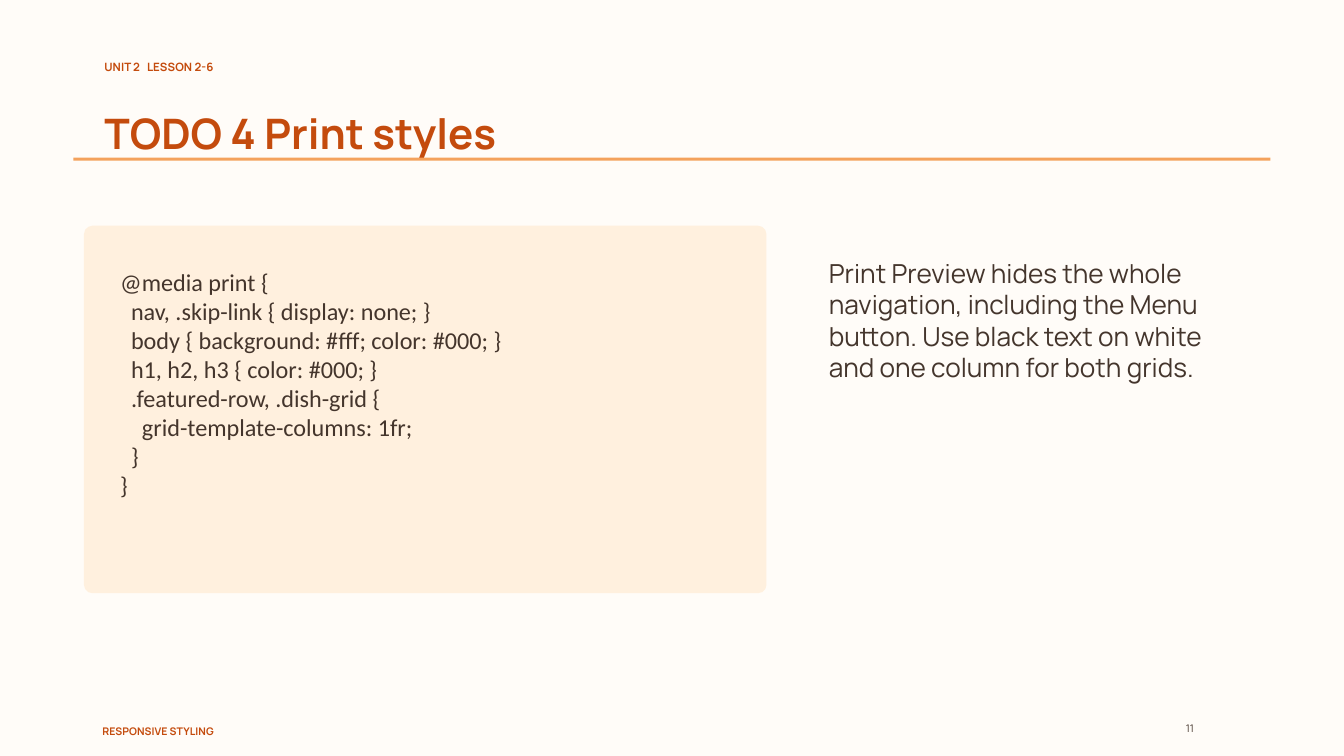
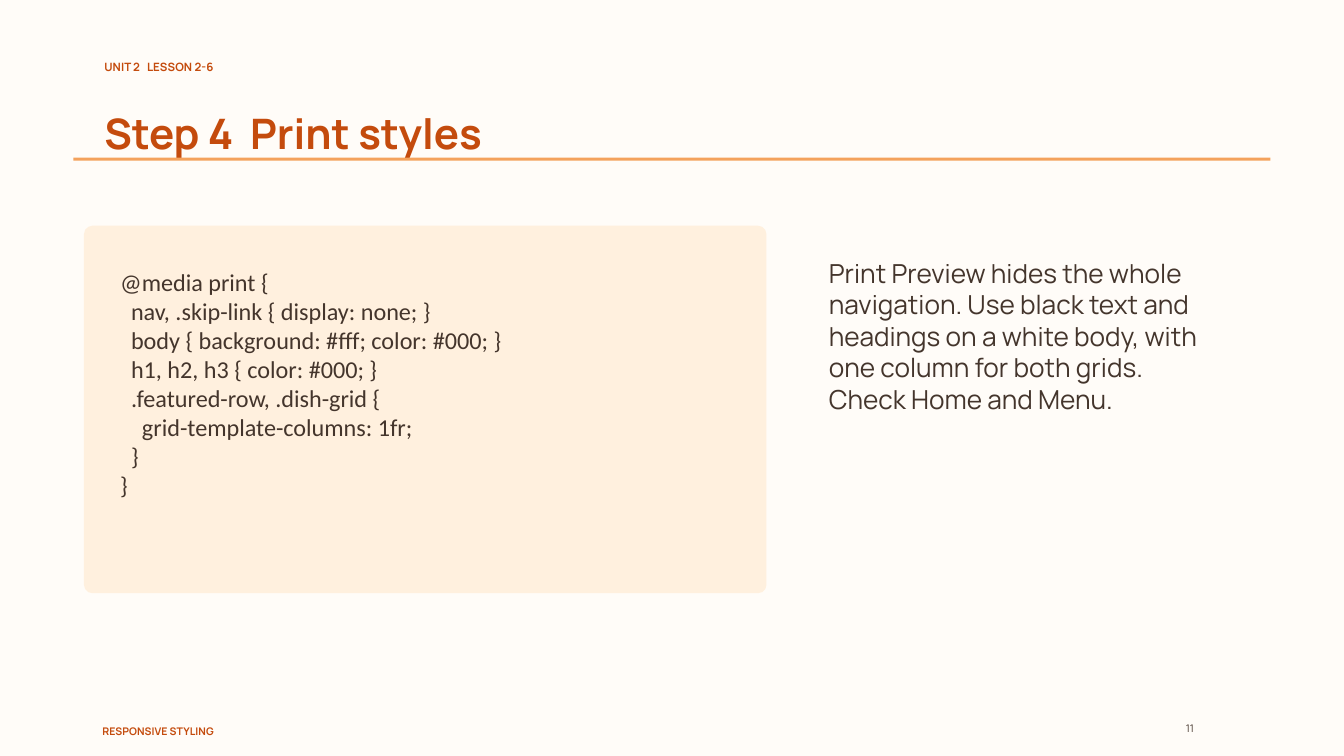
Before and after one commit to nakarapunchai/cis181-course-template, a slide deck: slide 11 of demo/Demo 2-6/Lesson 2-6 Responsive Styling.pptx. Drawn at 1344x756 pixels with LibreOffice and Linux fonts; fonts in the diff are those of the drawing. Boxes give left, top, right and bottom in pixels: in the first picture for what was removed or moved away, otherwise in the second. Text is boxed around its words. In the diff, an @@ line names an element or a change of style, - is before the commit and + after.

Commit message:
Rebuild Demo 2-6 from completed 2-5 with native HTML navigation

```diff
--- a/demo/Demo 2-6/Lesson 2-6 Responsive Styling.pptx
+++ b/demo/Demo 2-6/Lesson 2-6 Responsive Styling.pptx
@@ text at (104, 118, 481, 161): text changed @@
-TODO 4 Print styles
+Step 4 Print styles
@@ text at (829, 263, 1197, 410): text changed @@
-Print Preview hides the whole navigation, including the Menu button. Use black text on white and one column for both grids.
+Print Preview hides the whole navigation. Use black text and headings on a white body, with one column for both grids. Check Home and Menu.
```
Also in this commit, not shown: 7 other slides changed, 19 other files.
